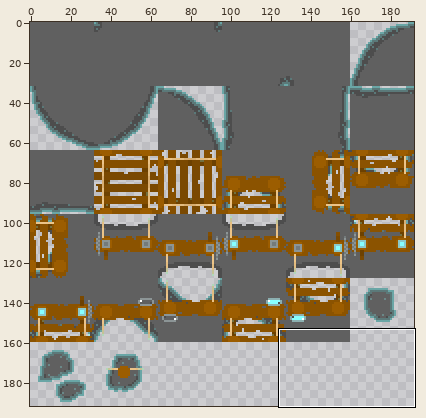
Sprite sheet -- project/Art/Tiles.png. The picture above shows the old version from afar; the outline marks the close-up.
Close-up. The starting point:
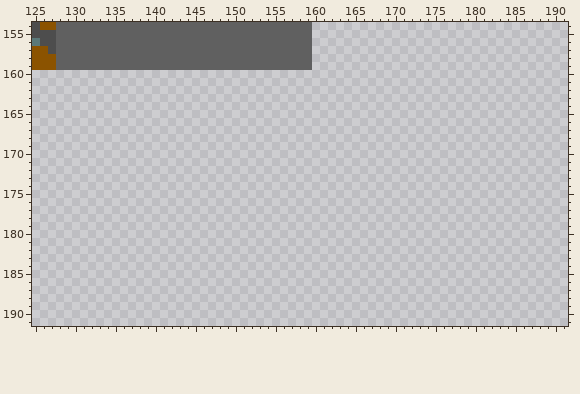
The file is 192x192 pixels. Colours within 5 levels of each other are drawn and written as one. Shown: x 125..191, y 154..191.
And afterwards:
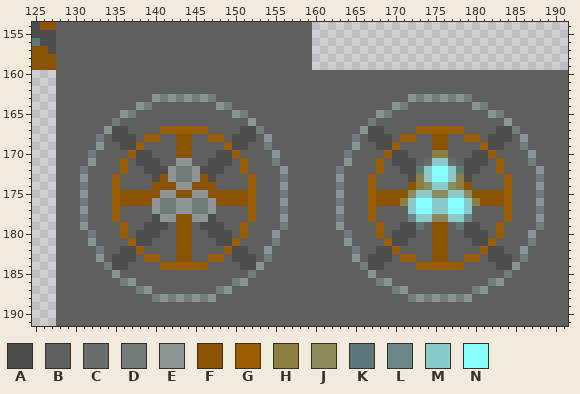
Palette (. is transparent): A #4d4d4d  B #606060  C #6b6d6d  D #747b7c  E #8c9596  F #8b5300  G #9c5d00  H #8a7e40  J #8a8a5b  K #5b7979  L #6a8888  M #8acacb  N #87ffff
Edits made:
y 160..162: x 128..191 ................................................................ -> BBBBBBBBBBBBBBBBBBBBBBBBBBBBBBBBBBBBBBBBBBBBBBBBBBBBBBBBBBBBBBBB
y 163: x 128..191 ................................................................ -> BBBBBBBBBBBBEDEDEDEDBBBBBBBBBBBBBBBBBBBBBBBBEDEDEDEDBBBBBBBBBBBB
y 164: x 128..191 ................................................................ -> BBBBBBBBBBEDBBBBBBBBEDBBBBBBBBBBBBBBBBBBBBEDBBBBBBBBEDBBBBBBBBBB
y 165: x 128..191 ................................................................ -> BBBBBBBBEDBBBBBBBBBBBBEDBBBBBBBBBBBBBBBBEDBBBBBBBBBBBBEDBBBBBBBB
y 166: x 128..191 ................................................................ -> BBBBBBBDBBBBBBBBBBBBBBBBEBBBBBBBBBBBBBBDBBBBBBBBBBBBBBBBEBBBBBBB
y 167: x 128..191 ................................................................ -> BBBBBBEAABBBBGGGGGGBBBBAADBBBBBBBBBBBBEAABBBBGGGGGGBBBBAADBBBBBB
y 168: x 128..191 ................................................................ -> BBBBBDBAAABGGBBFFBBGGBAAABEBBBBBBBBBBDBAAABGGBBFFBBGGBAAABEBBBBB
y 169: x 128..191 ................................................................ -> BBBBBEBBAAGBBBBFFBBBBGAABBDBBBBBBBBBBEBBAAGBBBBFFBBBBGAABBDBBBBB
y 170: x 128..191 ................................................................ -> BBBBDBBBBGAABBBFFBBBAAGBBBBEBBBBBBBBDBBBBGAABBBHHBBBAAGBBBBEBBBB
y 171: x 128..191 ................................................................ -> BBBBEBBBGBAAABBEEBBAAABGBBBDBBBBBBBBEBBBGBAAABCMMCBAAABGBBBDBBBB
y 172: x 128..191 ................................................................ -> BBBDBBBBGBBAAAEDDEAAABBGBBBBEBBBBBBDBBBBGBBAAKMNNMKAABBGBBBBEBBB
y 173: x 128..191 ................................................................ -> BBBEBBBGBBBBAFEDDEFABBBBGBBBDBBBBBBEBBBGBBBBAHMNNMHABBBBGBBBDBBB
y 174: x 128..191 ................................................................ -> BBBDBBBGBBBBFFFEEFFFBBBBGBBBEBBBBBBDBBBGBBBBFHJMMJHFBBBBGBBBEBBB
y 175: x 128..191 ................................................................ -> BBBEBBBGFFFFFEEFFEEFFFFFGBBBDBBBBBBEBBBGFFFFJMMJJMMJFFFFGBBBDBBB
y 176: x 128..191 ................................................................ -> BBBDBBBGFFFFEDDEEDDEFFFFGBBBEBBBBBBDBBBGFFFHMNNMMNNMHFFFGBBBEBBB
y 177: x 128..191 ................................................................ -> BBBEBBBGBBBBEDDEEDDEBBBBGBBBDBBBBBBEBBBGBBBBMNNMMNNMBBBBGBBBDBBB
y 178: x 128..191 ................................................................ -> BBBDBBBGBBBBAEEFFEEABBBBGBBBEBBBBBBDBBBGBBBBLMMJJMMLBBBBGBBBEBBB
y 179: x 128..191 ................................................................ -> BBBEBBBBGBBAAABFFBAAABBGBBBBDBBBBBBEBBBBGBBAAKBFFBKAABBGBBBBDBBB
y 180: x 128..191 ................................................................ -> BBBBDBBBGBAAABBFFBBAAABGBBBEBBBBBBBBDBBBGBAAABBFFBBAAABGBBBEBBBB
y 181: x 128..191 ................................................................ -> BBBBEBBBBGAABBBFFBBBAAGBBBBDBBBBBBBBEBBBBGAABBBFFBBBAAGBBBBDBBBB
y 182: x 128..191 ................................................................ -> BBBBBDBBAAGBBBBFFBBBBGAABBEBBBBBBBBBBDBBAAGBBBBFFBBBBGAABBEBBBBB
y 183: x 128..191 ................................................................ -> BBBBBEBAAABGGBBFFBBGGBAAABDBBBBBBBBBBEBAAABGGBBFFBBGGBAAABDBBBBB
y 184: x 128..191 ................................................................ -> BBBBBBDAABBBBGGGGGGBBBBAAEBBBBBBBBBBBBDAABBBBGGGGGGBBBBAAEBBBBBB
y 185: x 128..191 ................................................................ -> BBBBBBBEBBBBBBBBBBBBBBBBDBBBBBBBBBBBBBBEBBBBBBBBBBBBBBBBDBBBBBBB
y 186: x 128..191 ................................................................ -> BBBBBBBBDEBBBBBBBBBBBBDEBBBBBBBBBBBBBBBBDEBBBBBBBBBBBBDEBBBBBBBB
y 187: x 128..191 ................................................................ -> BBBBBBBBBBDEBBBBBBBBDEBBBBBBBBBBBBBBBBBBBBDEBBBBBBBBDEBBBBBBBBBB
y 188: x 128..191 ................................................................ -> BBBBBBBBBBBBDEDEDEDEBBBBBBBBBBBBBBBBBBBBBBBBDEDEDEDEBBBBBBBBBBBB
y 189..191: x 128..191 ................................................................ -> BBBBBBBBBBBBBBBBBBBBBBBBBBBBBBBBBBBBBBBBBBBBBBBBBBBBBBBBBBBBBBBB
